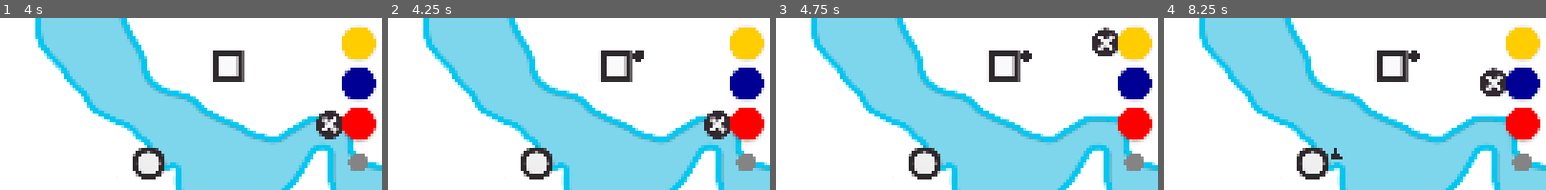
Above: before the commit, frames 1-4 (left to right).
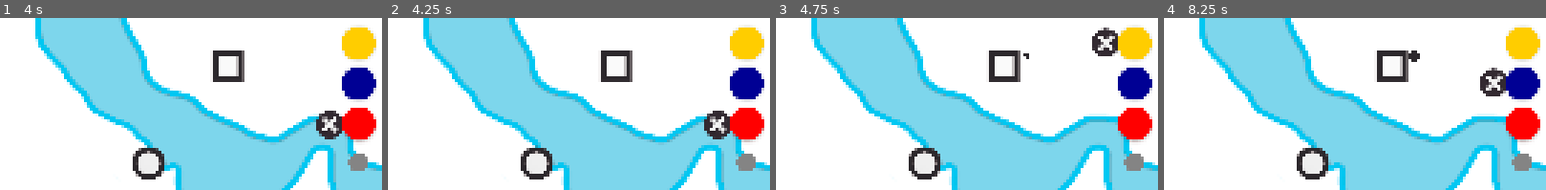
Above: after the commit, the same moments.

Repository: top-it-090304/Holding-Pattern
Game: Godot game, scene res://scene/Main.tscn
Same seed, same stepped clock (60 frames per second), same inputs: the game is played once before the commit and once after it.
Inputs (mouse positions are % of the whole screen's width and height, from its top left):
- Up to frame 1 (4 s): click (97, 20) at 0.5 s; click (97, 21) at 1.25 s; click (97, 32) at 2 s; click (97, 44) at 2.75 s; click (93, 44) at 3.5 s
- Up to frame 2 (4.25 s): no input
- Up to frame 3 (4.75 s): click (97, 21) at 4.25 s
- Up to frame 4 (8.25 s): click (97, 32) at 5 s; click (97, 44) at 5.75 s; click (93, 44) at 6.5 s; click (97, 21) at 7.25 s; click (97, 32) at 8 s
The pictures show only the part of the screen within x 50-100%, y 13-63%; the shares and areas given below are measured in that part.

Frame 1 is identical in both runs. In frame 2, 0.2% of the frame differs, in the area x 64-67%, y 18-26%; in frame 3, 0.1%; in frame 4, 0.1%.

Commit message:
balance: change spawn passengers TIMER

Diff:
--- a/scripts/Main.gd
+++ b/scripts/Main.gd
@@ -87,13 +87,13 @@
 	animate_score()
 
 	passenger_timer = Timer.new()
-	passenger_timer.wait_time = 4.0
+	passenger_timer.wait_time = 4.7
 	passenger_timer.autostart = true
 	passenger_timer.timeout.connect(_on_passenger_timer_timeout)
 	add_child(passenger_timer)
 
 	var phase_timer = Timer.new()
-	phase_timer.wait_time = 100.0 ## таймер на новую зону
+	phase_timer.wait_time = 120.0 ## таймер на новую зону
 	phase_timer.autostart = true
 	phase_timer.timeout.connect(_on_phase_timer_timeout)
 	add_child(phase_timer)
@@ -166,10 +166,12 @@
 
 		current_phase += 1
 		if passenger_timer:
-			var new_speed = max(0.2, 4.0 - (current_phase * 0.5))
+			var new_speed = max(0.2, 4.7 - (current_phase * 0.5))
+			if new_speed == 3.7:
+				new_speed = 3.0
 			passenger_timer.wait_time = new_speed
 			passenger_timer.start()
-			print("Фаза: ", current_phase, "(ZOOM: ", target_zoom, "пассажиров/сек: ", new_speed)
+			print("Фаза: ", current_phase,"| ", "(ZOOM: ", target_zoom,"| ", "пассажиров/сек: ", new_speed)
 
 
 func _input(event):
